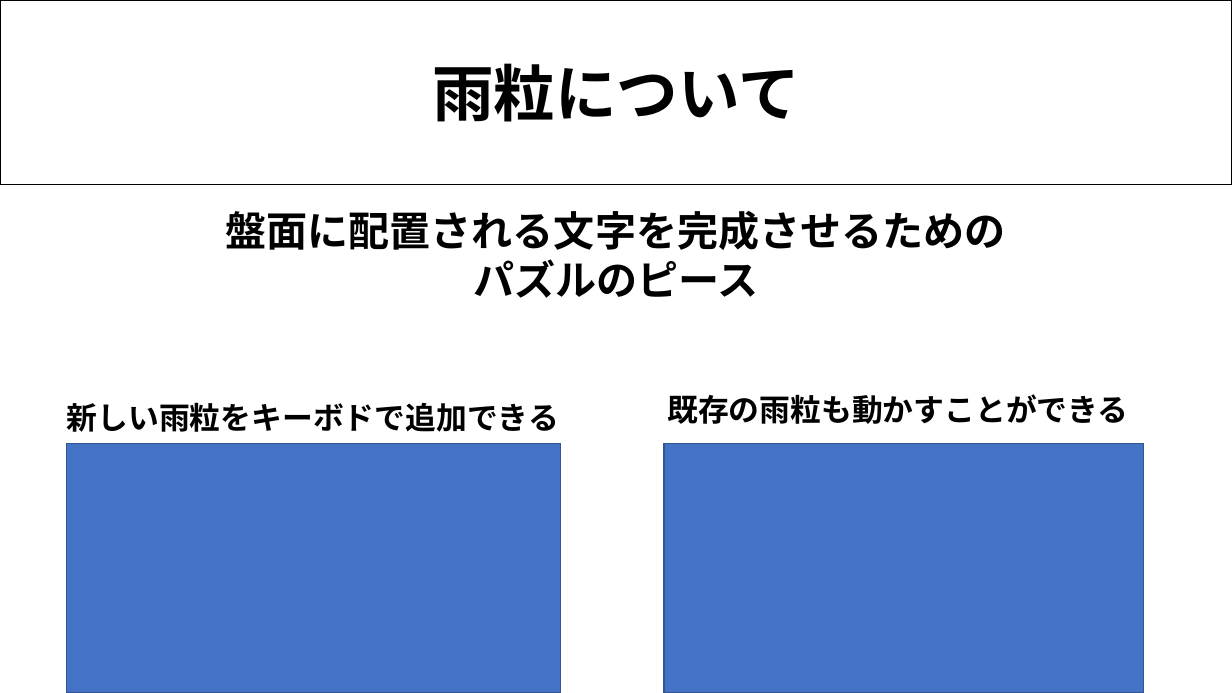
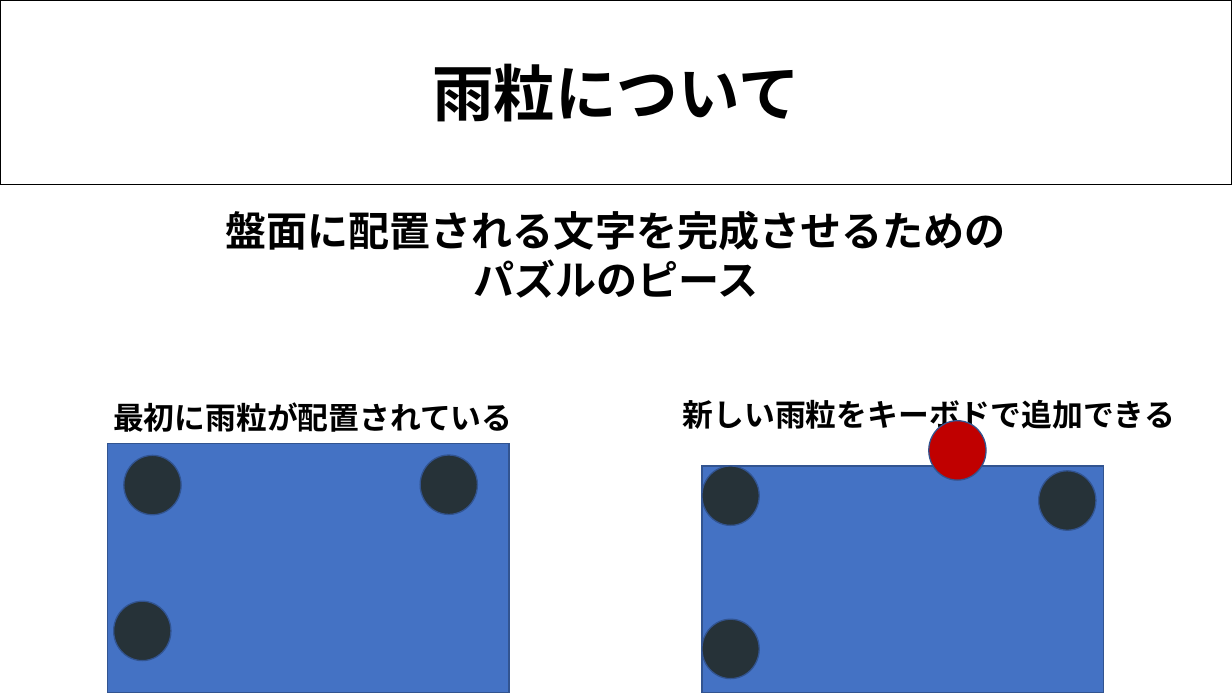
Before and after one commit to 2025Game/12Yamamoto, a slide deck: slide 7 of 3DLV3/Plam/雨粒を使って描く.pptx (slide 6 before the commit). Drawn at 1232x693 pixels with LibreOffice and Linux fonts; fonts in the diff are those of the drawing. Boxes give left, top, right and bottom in pixels: in the first picture for what was removed or moved away, otherwise in the second. Text is boxed around its words. In the diff, an @@ line names an element or a change of style, - is before the commit and + after.

Commit message:
追加

```diff
--- a/3DLV3/Plam/雨粒を使って描く.pptx
+++ b/3DLV3/Plam/雨粒を使って描く.pptx
@@ rectangle "新しい雨粒をキーボドで追加できる": place and size @@
-rectangle "新しい雨粒をキーボドで追加できる" at (616, 378, 1232, 441)
+rectangle "新しい雨粒をキーボドで追加できる" at (626, 379, 1232, 442)
@@ text in rectangle at (113, 402, 512, 432): text changed @@
-新しい雨粒をキーボドで追加できる
+最初に雨粒が配置されている
@@ text in rectangle at (683, 399, 1175, 461): text changed @@
-既存の雨粒も動かすことができる配置
+新しい雨粒をキーボドで追加できる
+配置
@@ rectangle: place and size @@
-rectangle at (67, 444, 561, 693)
+rectangle at (107, 444, 509, 693)
@@ ellipse added at (929, 421, 986, 480), fill #C00000, outline #325491 1 pt @@
@@ ellipse added at (124, 456, 181, 515), fill #263238, outline #325491 1 pt @@
@@ ellipse added at (421, 455, 478, 514), fill #263238, outline #325491 1 pt @@
@@ rectangle: place and size @@
-rectangle at (665, 444, 1144, 693)
+rectangle at (702, 466, 1104, 693)
@@ ellipse added at (702, 466, 760, 525), fill #263238, outline #325491 1 pt @@
@@ ellipse added at (1039, 471, 1096, 531), fill #263238, outline #325491 1 pt @@
@@ ellipse added at (114, 602, 171, 661), fill #263238, outline #325491 1 pt @@
@@ ellipse added at (702, 619, 760, 678), fill #263238, outline #325491 1 pt @@
```
Also in this commit, not shown: 10 other slides changed, 3 slides added, 1 slide removed, 11 other files.
